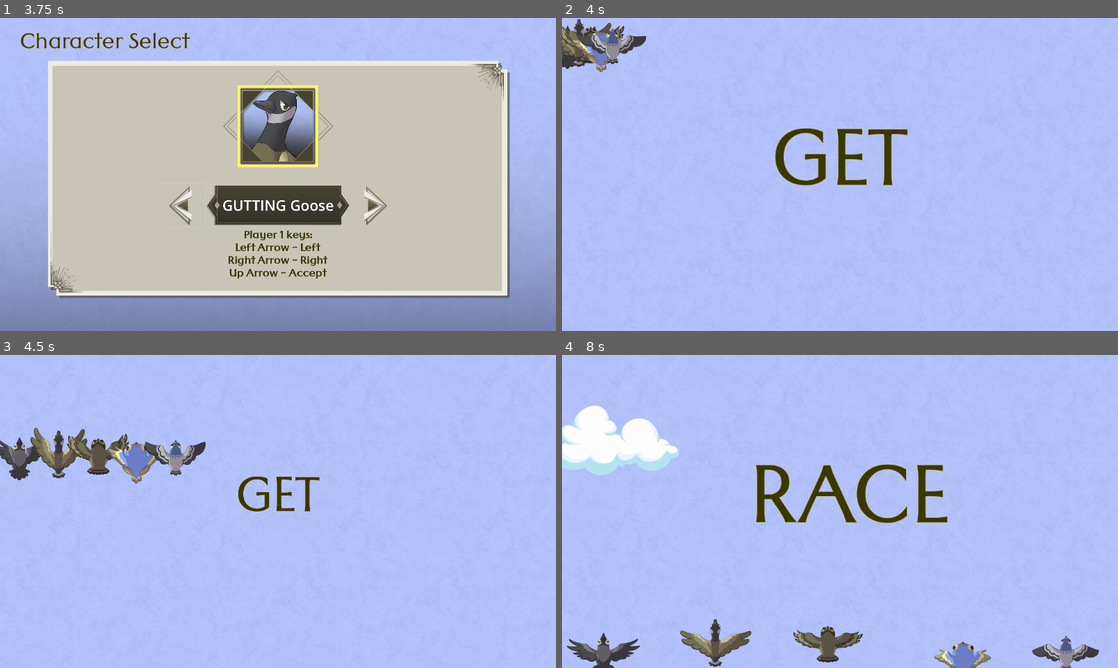
Above: before the commit, frames 1-4 (two rows, left to right).
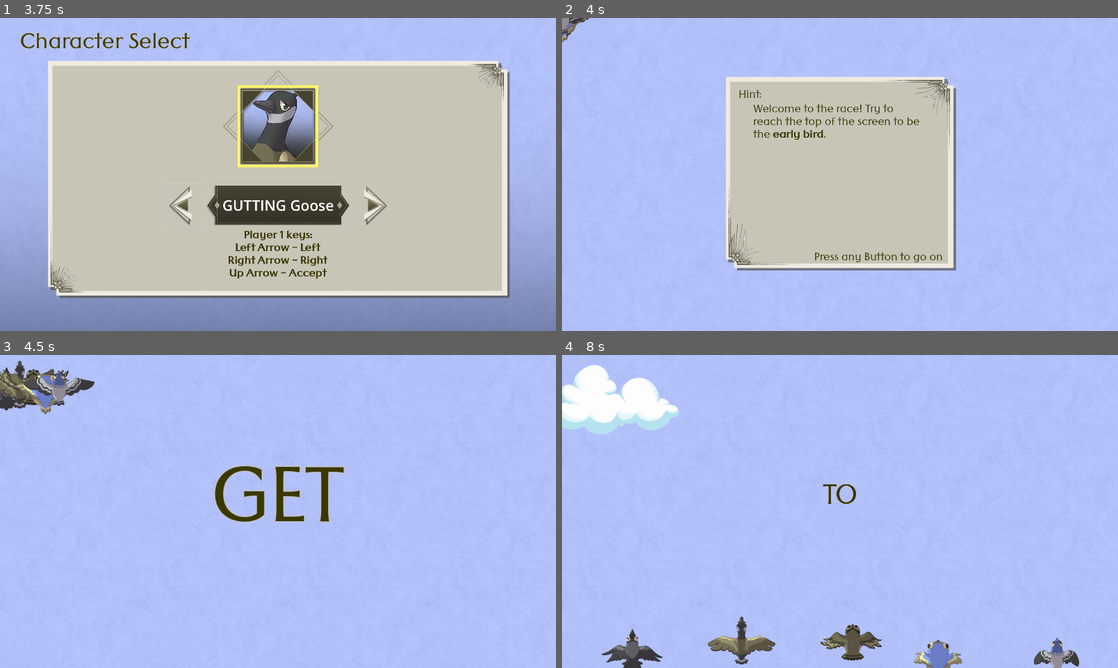
Above: after the commit, the same moments.

Repository: Armag3ddon/igjam2026_2
Game: Godot game, scene res://scenes/Menu.tscn
The game is run twice, just before and just after one commit, with the same random seed, the same clock (stepped at 60 frames per second) and the same inputs.
Inputs (mouse positions are in pixels of both pictures, inside the frame that each line leads up to):
- Up to frame 1 (3.75 s): click "Start: 1 Player" at 0.5 s; click (183, 205) at 1.25 s; click (372, 205) at 2 s; tap Enter at 2.75 s; hold Right (PlayerOne_Right) 2.78-3.53 s; hold Up (PlayerOne_Accept) 2.78-3.53 s; tap W (PlayerTwo_Accept) at 3.5, 3.6 s; hold Left (PlayerOne_Left) from 3.53 s (still down)
- Up to frame 2 (4 s): keep holding Left (PlayerOne_Left)
- Up to frame 3 (4.5 s): tap Enter at 4.25 s; release Left (PlayerOne_Left) at 4.28 s; hold Right (PlayerOne_Right) from 4.28 s (still down); hold Up (PlayerOne_Accept) from 4.28 s (still down)
- Up to frame 4 (8 s): release Up (PlayerOne_Accept) at 5.03 s; tap W (PlayerTwo_Accept) at 5.1, 6.6 s; release Right (PlayerOne_Right) at 5.78 s; hold Up (PlayerOne_Accept) 5.78-6.53 s; hold Left (PlayerOne_Left) from 5.78 s (still down); hold Up (PlayerOne_Accept) from 7.28 s (still down)

Frame 1 is identical in both runs. In frame 2, 27% of the frame differs, in the area x 0-71%, y 0-81%; in frame 3, 6.6%; in frame 4, 12%.

Commit message:
Add tutorial messages

Diff:
--- a/scenes/tutorial.tscn
+++ b/scenes/tutorial.tscn
@@ -15,7 +15,7 @@
 script = ExtResource("1_ph3nu")
 
 [node name="NinePatchRect" type="NinePatchRect" parent="." unique_id=1447905206]
-custom_minimum_size = Vector2(600, 500)
+custom_minimum_size = Vector2(800, 700)
 layout_mode = 0
 offset_right = 40.0
 offset_bottom = 40.0
@@ -40,18 +40,13 @@
 offset_bottom = 20.0
 grow_horizontal = 2
 grow_vertical = 2
-theme_override_constants/margin_left = 100
-theme_override_constants/margin_top = 100
-theme_override_constants/margin_right = 100
-theme_override_constants/margin_bottom = 100
 
 [node name="Label" type="Label" parent="NinePatchRect/MarginContainer" unique_id=1594872571]
 visible = false
 custom_maximum_size = Vector2(400, -1)
 layout_mode = 2
 theme = ExtResource("2_ph3nu")
-text = "Hint:
-Take note of the position of your bird!"
+text = "Hint:"
 autowrap_mode = 3
 
 [node name="RichTextLabel" type="RichTextLabel" parent="NinePatchRect/MarginContainer" unique_id=131267418]
@@ -59,10 +54,10 @@
 layout_mode = 2
 theme = ExtResource("2_ph3nu")
 bbcode_enabled = true
-text = "Take note of your birds position!"
+text = "To move lanes, you must select one of these cards: two to left, to the left, stay, to the right, two to the right.[br]Move your bird's portrait at the bottom to the card you think fits best. Every bird selects one card but only one bird can select a card."
 
 [node name="Hint" type="Label" parent="NinePatchRect" unique_id=167293807]
-layout_mode = 0
+layout_mode = 1
 offset_left = 50.0
 offset_top = 50.0
 offset_right = 129.0
@@ -72,11 +67,18 @@
 text = "Hint:"
 
 [node name="Closing Hint" type="Label" parent="NinePatchRect" unique_id=1523985123]
-layout_mode = 0
-offset_left = 127.0
-offset_top = 411.0
-offset_right = 571.0
-offset_bottom = 455.0
+layout_mode = 1
+anchors_preset = 3
+anchor_left = 1.0
+anchor_top = 1.0
+anchor_right = 1.0
+anchor_bottom = 1.0
+offset_left = -444.0
+offset_top = -44.0
+grow_horizontal = 0
+grow_vertical = 0
+offset_transform_enabled = true
+offset_transform_position = Vector2(-45, -45)
 theme = ExtResource("2_ph3nu")
 theme_override_constants/outline_size = 7
 text = "Press any Button to go on"
--- a/scripts/bird_text_box.gd
+++ b/scripts/bird_text_box.gd
@@ -17,6 +17,7 @@
 	bird_sound.play()
 
 func _input(event: InputEvent) -> void:
-	get_parent().drawDanger()
-	get_parent().remove_child(self)
-	queue_free()
+	if event is InputEventKey and event.pressed:
+		get_parent().drawDanger()
+		get_parent().remove_child(self)
+		queue_free()
--- a/scripts/cardShuffle.gd
+++ b/scripts/cardShuffle.gd
@@ -39,6 +39,7 @@
 
 func init() -> void:
 	draw_state = draw_states.WAIT
+	Global.showTutorial(Global.TUTORIAL.DRAWBEGIN, get_parent())
 
 func flipCard(to_flip: int) -> void:
 	if to_flip >= cards.size():
@@ -57,6 +58,7 @@
 		draw_state = draw_states.SELECT
 		birb_handler.selection_started = true
 		$DRAW.visible = true
+		Global.showTutorial(Global.TUTORIAL.DRAWEND, get_parent())
 		return
 	var first_card_index: int = randi_range(0,cards.size()-1)
 	var second_card_index: int = randi_range(0,cards.size()-1)
--- a/scripts/game.gd
+++ b/scripts/game.gd
@@ -70,6 +70,7 @@
 		manager.add_child.call_deferred(racer)
 	game_state = game_states.GET
 	text_effect.action("GET", 1.5)
+	Global.showTutorial(Global.TUTORIAL.GAMESTART, self)
 
 func _on_central_text_text_finished() -> void:
 	if game_state == game_states.RACE:
@@ -103,6 +104,7 @@
 			var warning: Node2D = danger_scene.instantiate()
 			lanes[i].addWarning(warning)
 		i += 1
+	Global.showTutorial(Global.TUTORIAL.DANGERS, self)
 
 func spawnDangers() -> void:
 	var i: int = 0
--- a/scripts/global.gd
+++ b/scripts/global.gd
@@ -8,6 +8,18 @@
 var is_player_human: Array[bool] = [false, false, false, false, false]
 
 var winner_winner_chicken_dinner = [false, true, false, true, false]
+
+var with_tutorial: bool = true
+
+var tutorials: Array[bool] = [false, false, false, false, false]
+
+enum TUTORIAL {
+	GAMESTART,
+	BIRDPOSITION,
+	DANGERS,
+	DRAWBEGIN,
+	DRAWEND
+}
 
 var bird_bots: Array[Array] = [
 	[2.0, 50.0], # Crow: balanced
@@ -29,6 +41,44 @@
 	SPEED,
 	ACCURACY
 }
+
+func showTutorial(number: int, parent: Node) -> void:
+	if tutorials[number]:
+		return
+	var position: Vector2 = getTutorialPosition(number)
+	position -= Vector2(400.0, 350.0)
+	var text: String = getTutorialText(number)
+	Tutorial.showTutorial(position, text, parent)
+	tutorials[number] = true
+	get_tree().paused = true
+
+func getTutorialText(number: int) -> String:
+	match number:
+		TUTORIAL.GAMESTART:
+			return "Welcome to the race! Try to reach the top of the screen to be the [b]early bird[/b]."
+		TUTORIAL.BIRDPOSITION:
+			return "Take note of the position of your bird. It is on one of 5 vertical lanes."
+		TUTORIAL.DANGERS:
+			return "See these warnings? Obstacles will soon drop down those lanes."
+		TUTORIAL.DRAWBEGIN:
+			return "To move lanes, you must select one of these cards: two to left, to the left, stay, to the right, two to the right.\nMove your bird's portrait at the bottom to the card you think fits best. Every bird selects one card but only one bird can select a card."
+		TUTORIAL.DRAWEND:
+			return "Did you follow your favorite card? Select it now with your Accept key but be quick. The other birds will also "
+	return ""
+
+func getTutorialPosition(number: int) -> Vector2:
+	match number:
+		TUTORIAL.GAMESTART:
+			return Vector2(960.0, 540.0)
+		TUTORIAL.BIRDPOSITION:
+			return Vector2(960.0, 50.0)
+		TUTORIAL.DANGERS:
+			return Vector2(960.0, 700.0)
+		TUTORIAL.DRAWBEGIN:
+			return Vector2(500.0, 500.0)
+		TUTORIAL.DRAWEND:
+			return Vector2(1000.0, 500.0)
+	return Vector2(960.0, 540.0)
 
 func getBirdPackedScene(bird: int) -> PackedScene:
 	if bird == BIRDS.CROW:
--- a/scripts/tutorial.gd
+++ b/scripts/tutorial.gd
@@ -3,14 +3,15 @@
 class_name Tutorial
 
 static func showTutorial(position: Vector2, text: String, parent: Node) -> Tutorial:
-	var new_window: Tutorial = Tutorial.new()
+	var tutorial_scene: PackedScene = load("res://scenes/tutorial.tscn")
+	var new_window: Tutorial = tutorial_scene.instantiate()
 	new_window.position = position
 	new_window.get_child(0).get_child(0).get_child(1).text = text
 	parent.add_child(new_window)
-	#get_tree().paused = true
 	return new_window
 
 func _input(event: InputEvent) -> void:
-	get_parent().remove_child(self)
-	queue_free()
-	get_tree().paused = false
+	if event is InputEventKey and event.pressed:
+		get_tree().paused = false
+		get_parent().remove_child(self)
+		queue_free()
